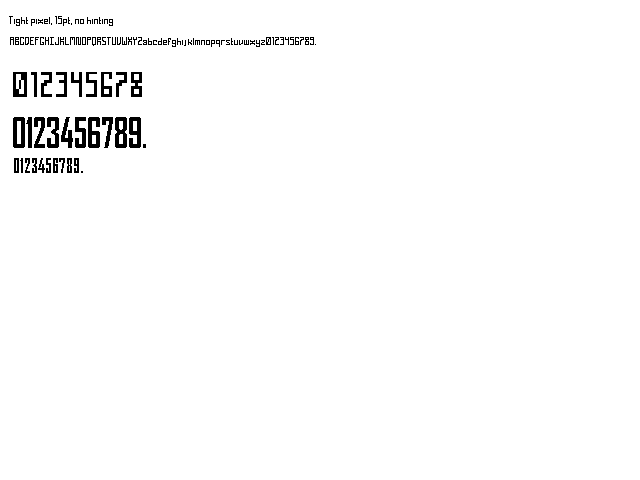
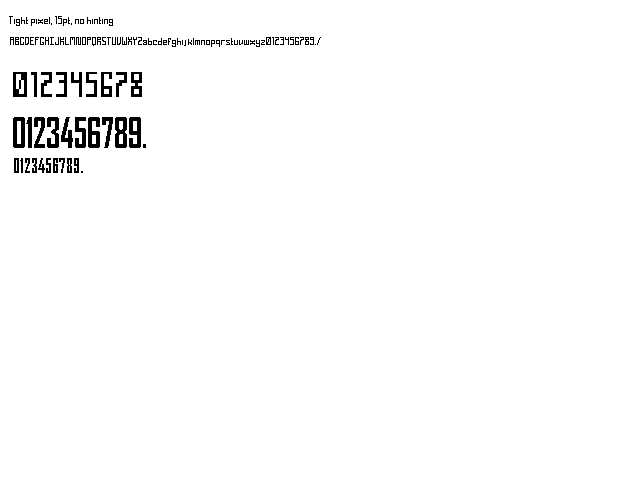
Layered file, before and after one edit (640×480). Changes by layer:
painted on "ABCDEFGHIJKLMNOPQRSTUVWXYZabcd..." over (317, 37, 321, 45)